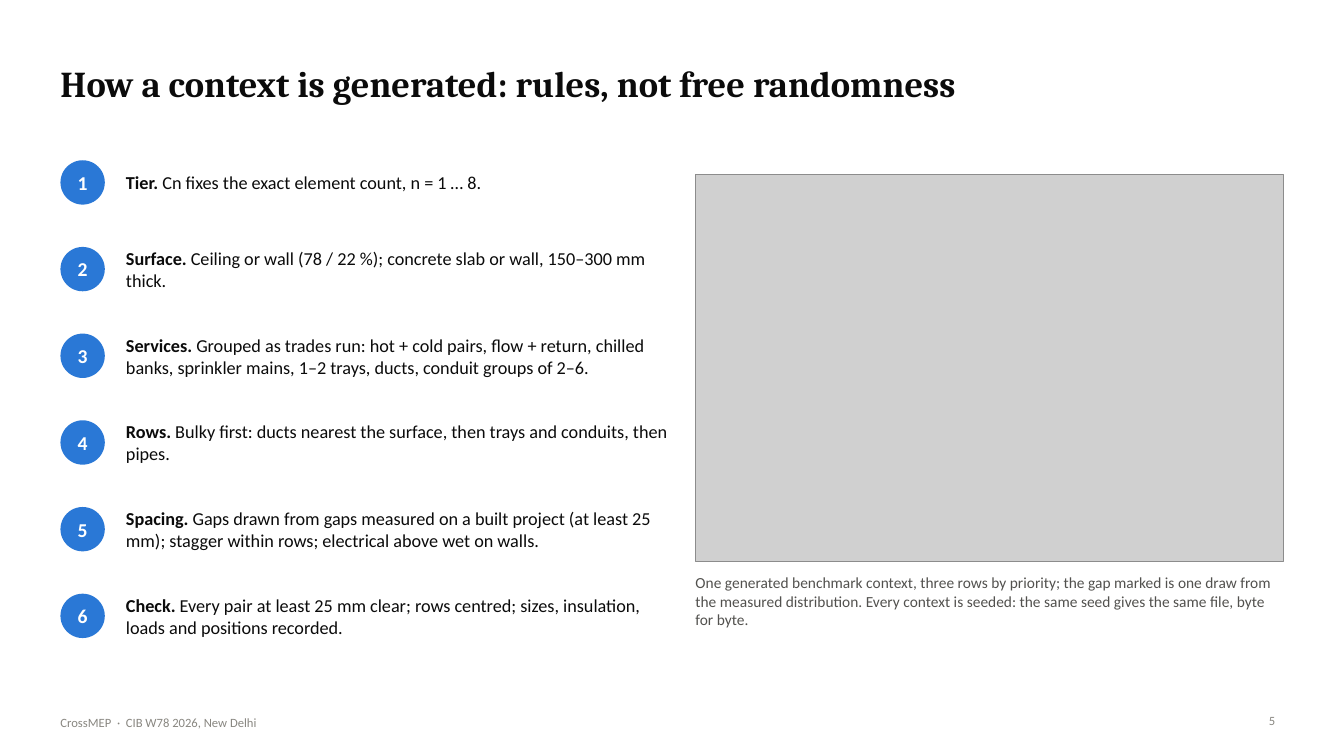
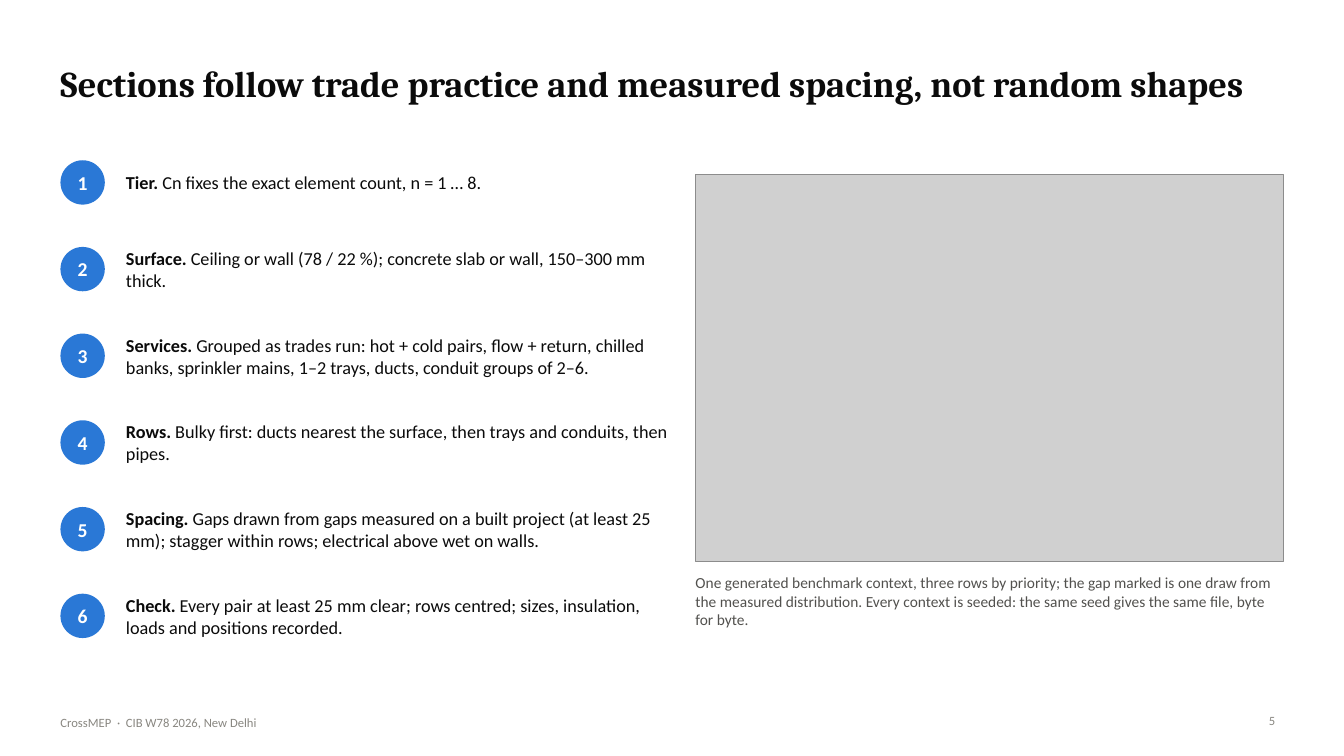
Before and after one commit to lavinia-ped/CrossMEP_Dataset, a slide deck: slide 5 of docs/CrossMEP_CIBW78_talk.pptx. Drawn at 1344x756 pixels with LibreOffice and Linux fonts; fonts in the diff are those of the drawing; grey boxes stand for pictures. Boxes give left, top, right and bottom in pixels: in the first picture for what was removed or moved away, otherwise in the second. Text is boxed around its words. In the diff, an @@ line names an element or a change of style, - is before the commit and + after.

Commit message:
Talk: slide titles state their message
Each title is now a sentence with a point (for example 'Spacing holds up on a
clinic the generator never saw', 'Nowadays, every pipe, duct and tray hangs from
a hand-designed support') rather than a topic label. Numbers in titles are
computed from the released data. Script headings updated to match; PPTX and PDF
rebuilt.

```diff
--- a/docs/CrossMEP_CIBW78_talk.pptx
+++ b/docs/CrossMEP_CIBW78_talk.pptx
@@ title at <box>60,71,1243,105</box>: text changed @@
-How a context is generated: rules, not free randomness
+Sections follow trade practice and measured spacing, not random shapes
```
Also in this commit, not shown: 18 other slides changed, 4 other files.
